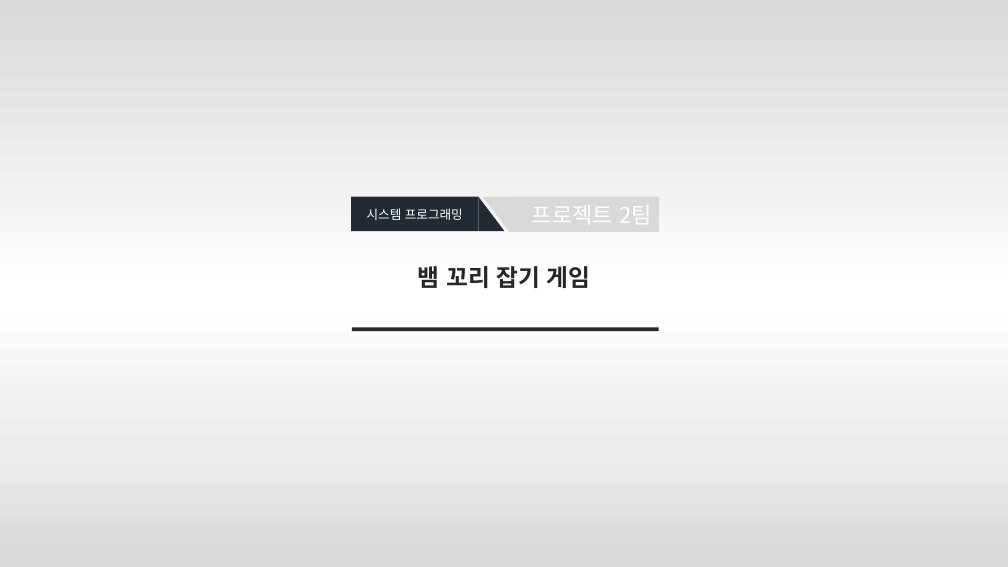
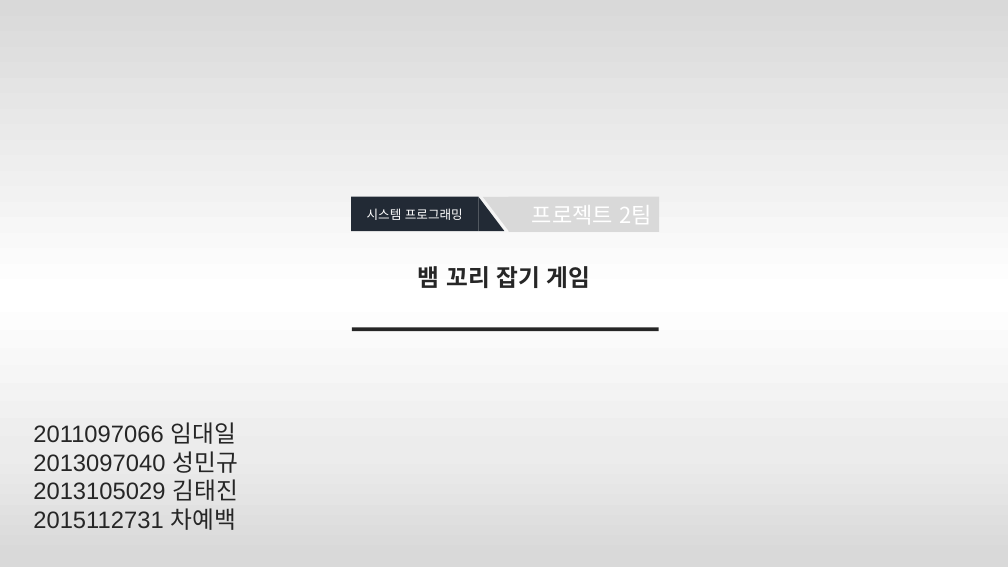
Before and after one commit to CYB123/20162_SP, a slide deck: slide 1 of 시스템 프로그래밍 C반 2팀 ppt.pptx. Drawn at 1008x567 pixels with LibreOffice and Linux fonts; fonts in the diff are those of the drawing. Boxes give left, top, right and bottom in pixels: in the first picture for what was removed or moved away, otherwise in the second. Text is boxed around its words. In the diff, an @@ line names an element or a change of style, - is before the commit and + after.

```diff
--- a/시스템 프로그래밍 C반 2팀 ppt.pptx
+++ b/시스템 프로그래밍 C반 2팀 ppt.pptx
@@ text added at (33, 422, 238, 530), 22.7 pt, text #262626 @@
+2011097066 임대일
+2013097040 성민규
+2013105029 김태진
+2015112731 차예백
```
